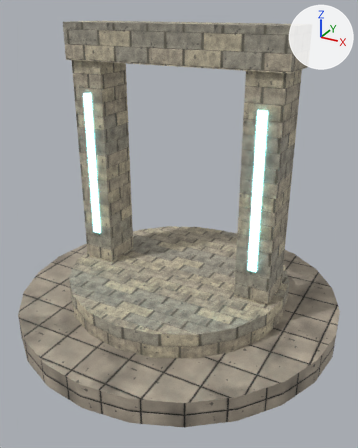
Before and after pictures for a commit that changed the glTF model games/adventure/assets/models/shrine.glb.
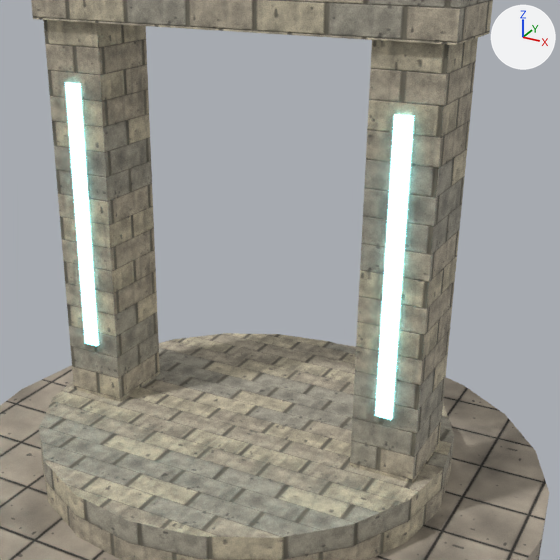
Each version is shown whole from a 50 mm lens placed at (2.14, -3.89, 2.94), pointed at (0.07, -0.13, 1.06), then close up on the part from 14% to 97% of the width and 11% to 77% of the height. The axes (+X, +Y, +Z) are drawn at upper right. The lights are the same throughout. The older version's two pictures come first.

Objects in the first close-up: 'shrine'.
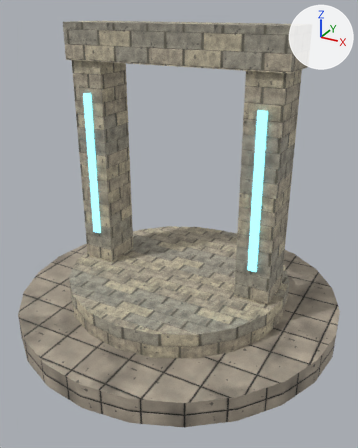
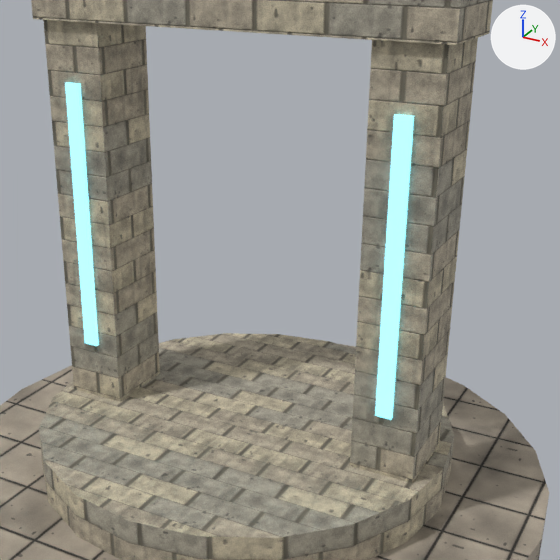
Boxes [x1, y1, x2, y2] around the edits, measured in the close-ups (560 x 560 px):
'shrine', recoloured: [60, 74, 427, 426] in both

The edits, one by one:
In material 'glow_cyan' (mat_glow_cyan), emission_color goes from (1.2, 3.2, 3.6) (white #ffffff) to (0.35, 1.1, 1.3) (cyan #a0ffff).
